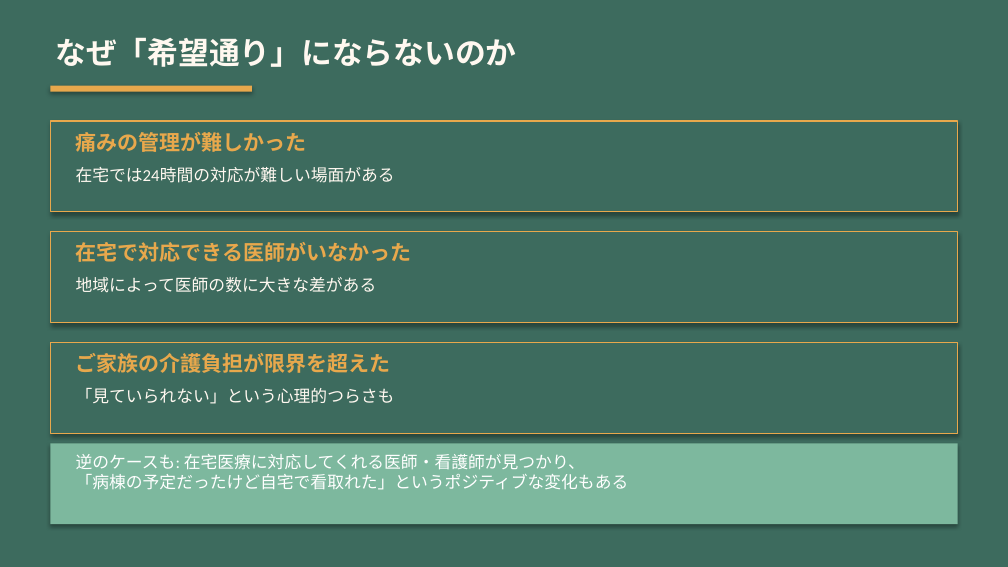
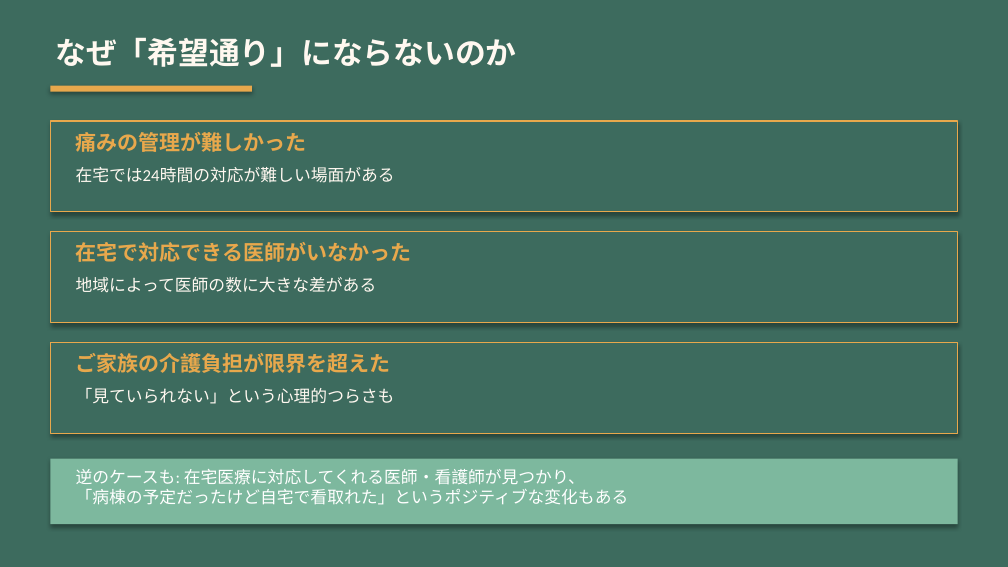
Before and after one commit to Tama831/ai-agent-team-materials, a slide deck: slide 5 of output/education/2026-03-30_palliative-home-death-concordance/palliative-home-death-concordance_slides_allstaff.pptx. Drawn at 1008x567 pixels with LibreOffice and Linux fonts; fonts in the diff are those of the drawing. Boxes give left, top, right and bottom in pixels: in the first picture for what was removed or moved away, otherwise in the second. Text is boxed around its words. In the diff, an @@ line names an element or a change of style, - is before the commit and + after.

```diff
--- a/output/education/2026-03-30_palliative-home-death-concordance/palliative-home-death-concordance_slides_allstaff.pptx
+++ b/output/education/2026-03-30_palliative-home-death-concordance/palliative-home-death-concordance_slides_allstaff.pptx
@@ rectangle resized from (x1=50, y1=444, x2=958, y2=524) to (x1=50, y1=459, x2=958, y2=524) @@
@@ text "逆のケースも: 在宅医療に対応してくれる医師・看護師が見つかり、 「病棟の予定だったけど自宅で看取れた」というポジティブ ..." moved from (x1=76, y1=454, x2=629, y2=490) to (x1=76, y1=469, x2=629, y2=505) @@
```
Also in this commit, not shown: 1 other file.
